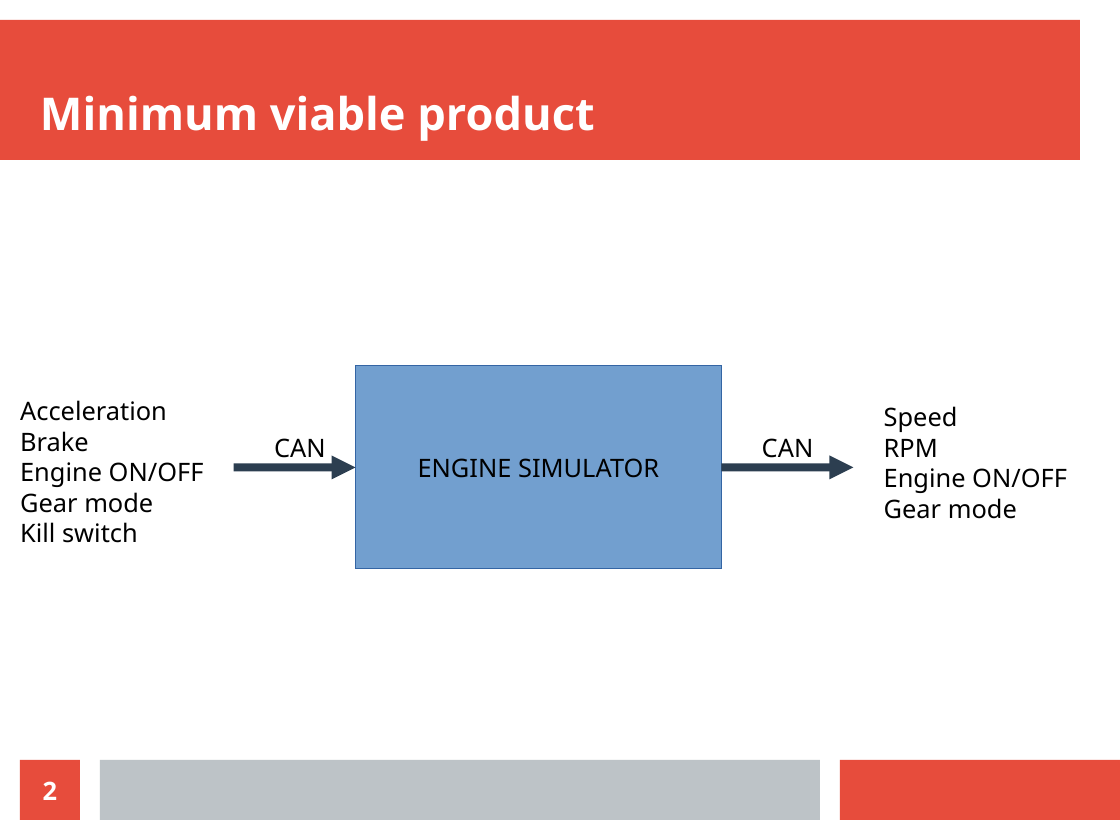
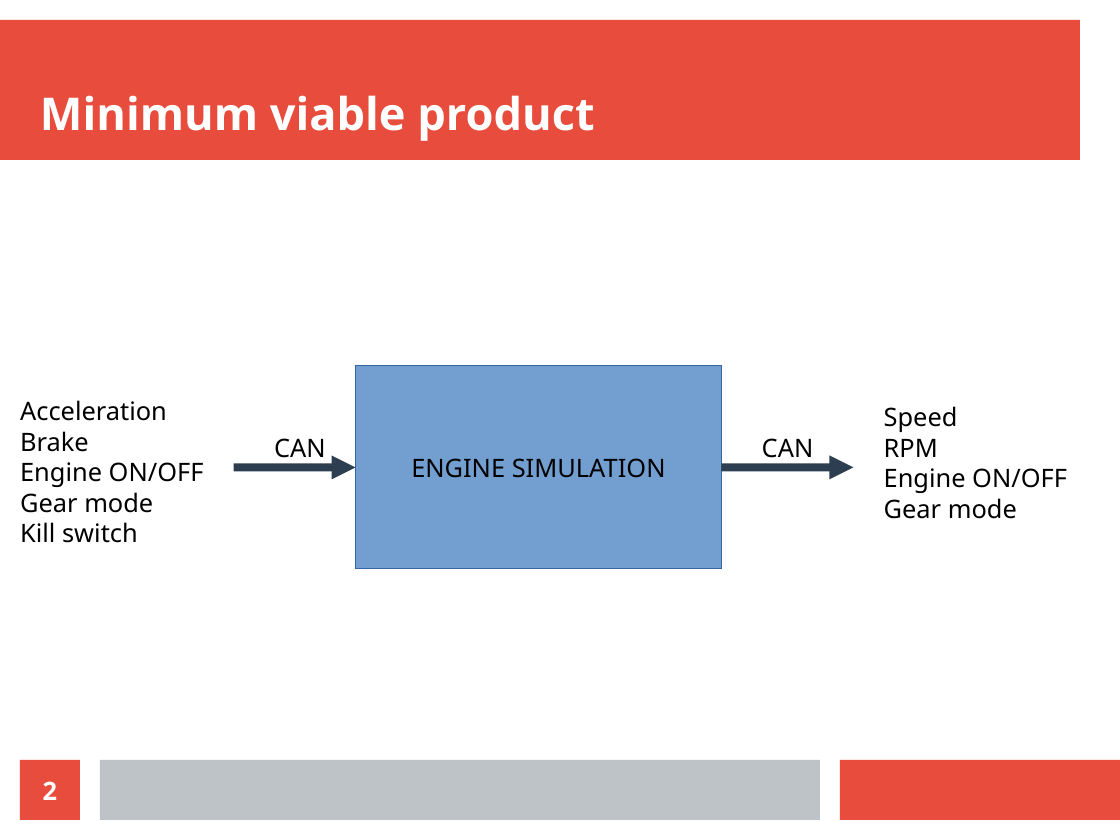
Before and after one commit to pepema/EGsim, a slide deck: slide 2 of Demo presentation.odp. Drawn at 1120x840 pixels with LibreOffice and Linux fonts; fonts in the diff are those of the drawing. Boxes give left, top, right and bottom in pixels: in the first picture for what was removed or moved away, otherwise in the second. Text is boxed around its words. In the diff, an @@ line names an element or a change of style, - is before the commit and + after.

```diff
--- a/Demo presentation.odp
+++ b/Demo presentation.odp
@@ text in rectangle at (x1=411, y1=458, x2=666, y2=478): text changed @@
-ENGINE SIMULATOR
+ENGINE SIMULATION
```
Also in this commit, not shown: 1 slide added, 1 slide removed.
